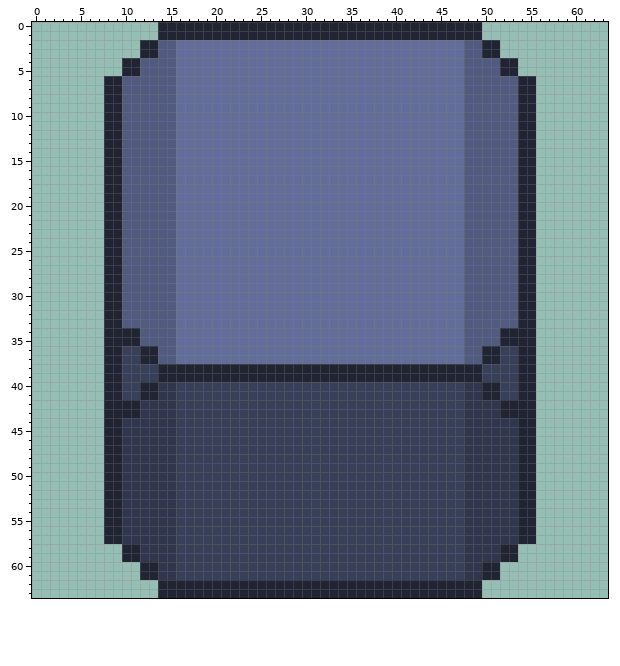
Two states of a pixel-art sprite, sprites/scrap_spr/e119e1bc-8809-48c0-89fa-74cdb22b7802.png. Above is the file before it was changed.
The file is 64x64 pixels.
And afterwards:
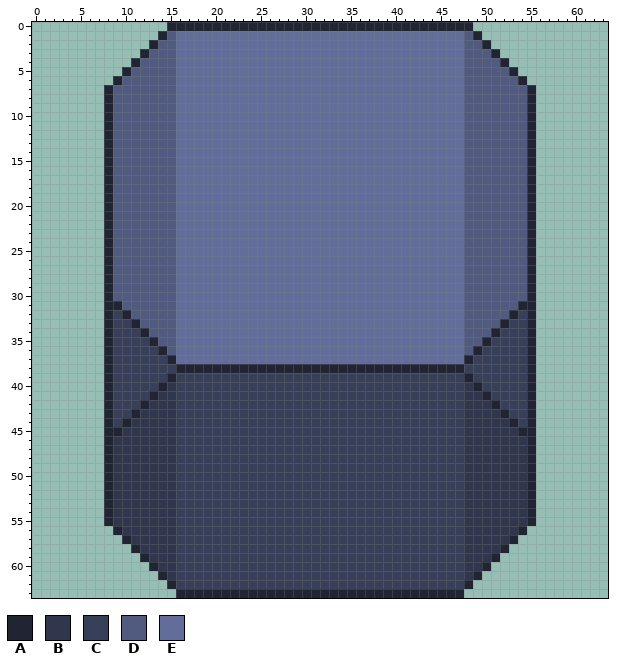
Palette (. is transparent): A #212533  B #30364c  C #383f59  D #515b7f  E #626e99
Change:
Changed rows in their new state; - is an unchanged pixel.
first column x 8:
 0 ------.----------------------------------.------
 1 -------DEEEEEEEEEEEEEEEEEEEEEEEEEEEEEEEED-------
 2 ----.--------------------------------------.----
 3 -----D------------------------------------D-----
 4 --.------------------------------------------.--
 5 ---D----------------------------------------D---
 6 .----------------------------------------------.
 7 -D--------------------------------------------D-
 8 -D--------------------------------------------D-
 9 -D--------------------------------------------D-
10 -D--------------------------------------------D-
11 -D--------------------------------------------D-
12 -D--------------------------------------------D-
13 -D--------------------------------------------D-
14 -D--------------------------------------------D-
15 -D--------------------------------------------D-
16 -D--------------------------------------------D-
17 -D--------------------------------------------D-
18 -D--------------------------------------------D-
19 -D--------------------------------------------D-
20 -D--------------------------------------------D-
21 -D--------------------------------------------D-
22 -D--------------------------------------------D-
23 -D--------------------------------------------D-
24 -D--------------------------------------------D-
25 -D--------------------------------------------D-
26 -D--------------------------------------------D-
27 -D--------------------------------------------D-
28 -D--------------------------------------------D-
29 -D--------------------------------------------D-
30 -D--------------------------------------------D-
32 -CA------------------------------------------AC-
33 -CCA----------------------------------------ACC-
34 -CCCA--------------------------------------ACCC-
35 -CCCCA------------------------------------ACCCC-
36 -C--CCA----------------------------------ACC--C-
37 -C--CCCA--------------------------------ACCC--C-
38 -C----CC--------------------------------CC----C-
39 -C----C-CCCCCCCCCCCCCCCCCCCCCCCCCCCCCCCC-C----C-
40 -C--CCA----------------------------------ACC--C-
41 -C--C--------------------------------------C--C-
42 -CCCA--------------------------------------ACCC-
43 -CC------------------------------------------CC-
44 -CA------------------------------------------AC-
46 -B--------------------------------------------B-
47 -B--------------------------------------------B-
48 -B--------------------------------------------B-
49 -B--------------------------------------------B-
50 -B--------------------------------------------B-
51 -B--------------------------------------------B-
52 -B--------------------------------------------B-
53 -B--------------------------------------------B-
54 -B--------------------------------------------B-
55 -B--------------------------------------------B-
56 .----------------------------------------------.
57 ..A------------------------------------------A..
58 --.------------------------------------------.--
59 --..A--------------------------------------A..--
60 ----.--------------------------------------.----
61 ----..A----------------------------------A..----
62 ------.-CCCCCCCCCCCCCCCCCCCCCCCCCCCCCCCC-.------
63 ------..--------------------------------..------
Pixel boxes of the changes (left, top, right, bottom) in both pictures:
changed: (104, 22, 536, 598)
